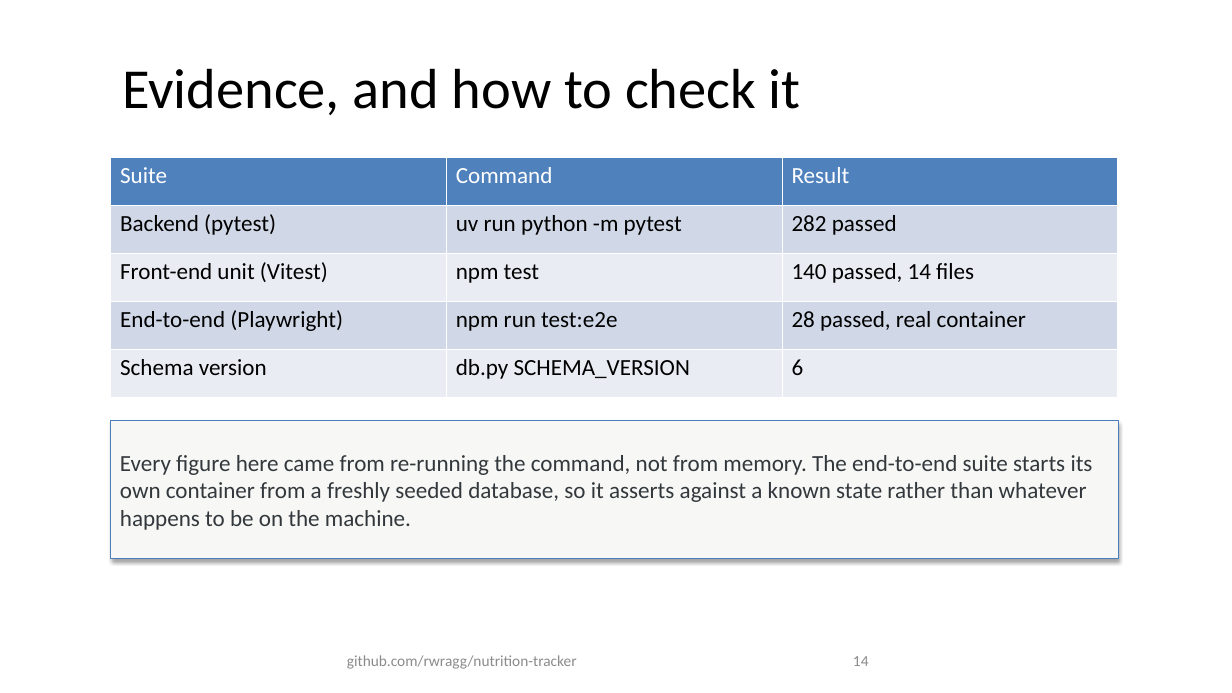
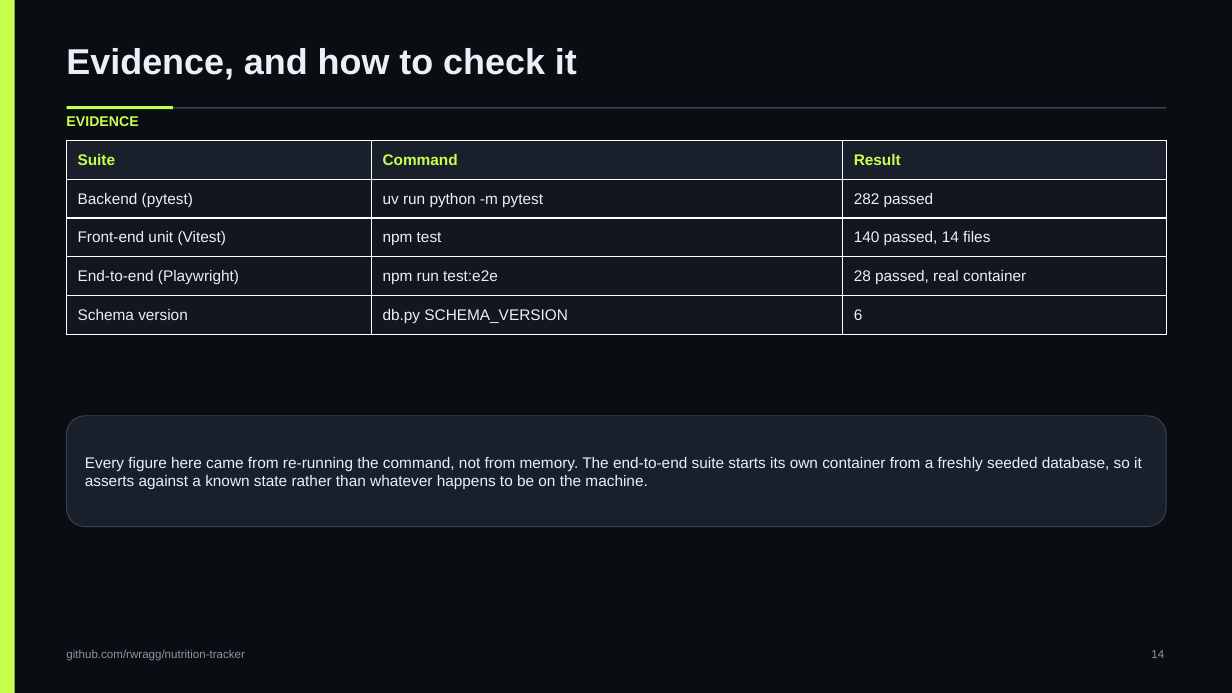
Before and after one commit to rwragg/nutrition-tracker, a slide deck: slide 14 of docs/deck/Nutrition-Tracker-Deck.pptx. Drawn at 1232x693 pixels with LibreOffice and Linux fonts; fonts in the diff are those of the drawing. Boxes give left, top, right and bottom in pixels: in the first picture for what was removed or moved away, otherwise in the second. Text is boxed around its words. In the diff, an @@ line names an element or a change of style, - is before the commit and + after.

Commit message:
deck: rebuild on the app's own colours and one 16:9 grid
Replaces the default-layout build with docs/deck/build_deck.py, which reads --ink, --volt, --cyan,
--violet, --ember, --text and --hairline out of frontend/app/globals.css and lays every page out on
the same geometry: title band, rule, content frame, caption band, footer and slide number in the
same place on all 15 pages, one fixed frame for every screenshot, and a spine down the left edge.

Fixes what the renders caught: bullets running off the bottom of the body area, shape text losing
its colour after the first paragraph, box lines centred inconsistently, and screenshots with no
visible edge against a dark slide. build_deck.py now refuses shapes that fall outside the page, so
that class of defect fails the build instead of the review.

deck.json is gone — the builder is the single source of truth.

```diff
--- a/docs/deck/Nutrition-Tracker-Deck.pptx
+++ b/docs/deck/Nutrition-Tracker-Deck.pptx
@@ background #FFFFFF to #0A0D12 @@
@@ rectangle added at (x1=0, y1=0, x2=15, y2=693), fill #C8FF4D @@
@@ text "Evidence, and how to check ..." moved from (x1=122, y1=68, x2=801, y2=115) to (x1=66, y1=48, x2=577, y2=80) @@
@@ text "Evidence, and how to check ..." at (x1=66, y1=48, x2=577, y2=80): size 44 to 28 pt, font Calibri to Arial, text colour #000000 to #EAF0F7, bold on; alignment centre to left; vertical alignment middle to top @@
@@ text added at (x1=66, y1=116, x2=138, y2=126), 11 pt, text #C8FF4D, bold @@
+EVIDENCE
@@ rectangle added at (x1=67, y1=107, x2=1166, y2=109), fill #384355 @@
@@ rectangle added at (x1=67, y1=106, x2=173, y2=109), fill #C8FF4D @@
@@ table at (x1=67, y1=140, x2=1166, y2=335) @@
@@ fill #4F81BD to #1A202B in row 1 @@
@@ fill #D0D8E8 to #12161F in 6 cells @@
@@ fill #E9EDF4 to #12161F in 6 cells @@
@@ size 18 to 12 pt, font Calibri to Arial, text colour #000000 to #EAF0F7 @@
@@ text colour #FFFFFF to #C8FF4D, bold on in "Suite", "Command", "Result" @@
@@ table resized from (x1=111, y1=157, x2=1117, y2=397) to (x1=67, y1=140, x2=1166, y2=335) @@
@@ rounded rectangle "Every figure here came from ..." resized from (x1=111, y1=421, x2=1118, y2=559) to (x1=67, y1=416, x2=1166, y2=527) @@
@@ rounded rectangle "Every figure here came from ..." at (x1=67, y1=416, x2=1166, y2=527): size 18 to 12 pt, font Calibri to Arial, text colour #33383D to #EAF0F7; rectangle to rounded rectangle; fill #F7F8F5 to #1A202B; outline #4B7EBC 0.75 pt to #384355 0.75 pt; shadow off @@
@@ text "github.com/rwragg/nutrition-tracker" moved from (x1=347, y1=655, x2=577, y2=669) to (x1=66, y1=649, x2=244, y2=661) @@
@@ text "github.com/rwragg/nutrition-tracker" at (x1=66, y1=649, x2=244, y2=661): size 12 to 9 pt, font Calibri to Arial, text colour #8C8C8C to #8B95A7; alignment centre to left; vertical alignment middle to top @@
@@ text "14" moved from (x1=853, y1=656, x2=869, y2=666) to (x1=1151, y1=650, x2=1164, y2=658) @@
@@ text "14" at (x1=1151, y1=650, x2=1164, y2=658): size 12 to 9 pt, font Calibri to Arial, text colour #8C8C8C to #8B95A7; vertical alignment middle to top @@
```
Also in this commit, not shown: 14 other slides changed, 4 other files.
